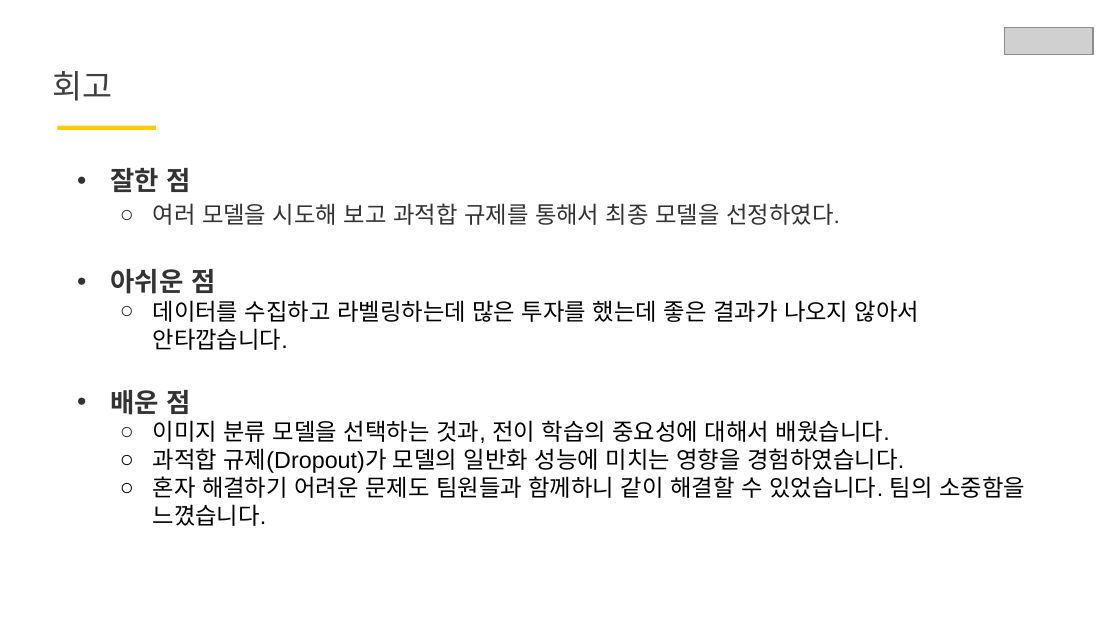
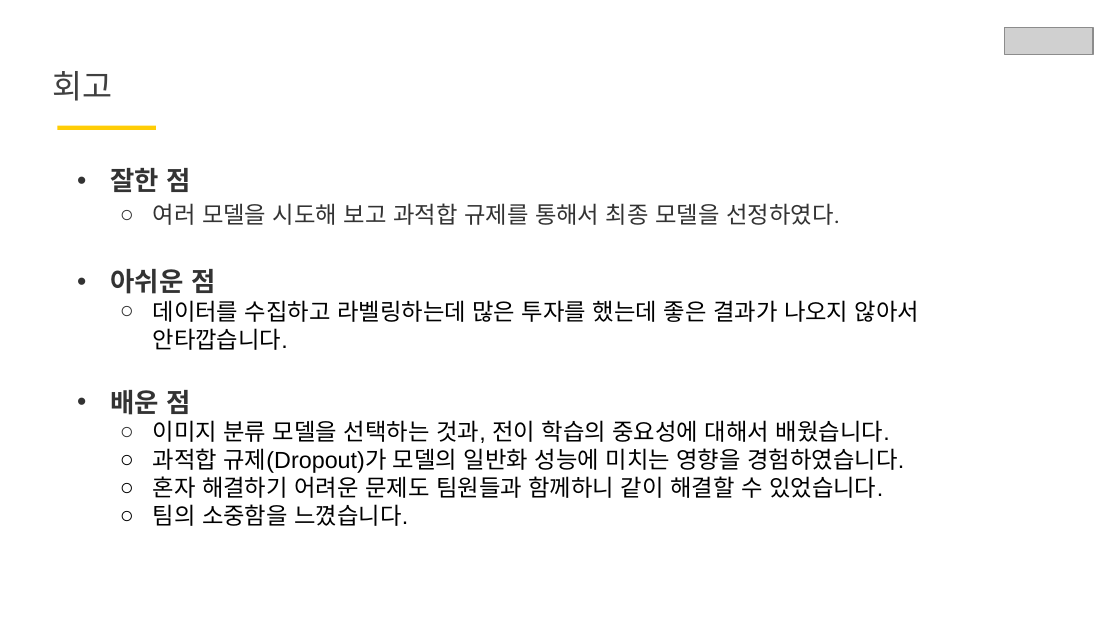
Before and after one commit to knggu/Iamgroww, a slide deck: slide 18 of DLthon/해파리 발표 ppt.pptx (slide 16 before the commit). Drawn at 1120x630 pixels with LibreOffice and Linux fonts; fonts in the diff are those of the drawing; grey boxes stand for pictures. Boxes give left, top, right and bottom in pixels: in the first picture for what was removed or moved away, otherwise in the second. Text is boxed around its words. In the diff, an @@ line names an element or a change of style, - is before the commit and + after.

```diff
--- a/DLthon/해파리 발표 ppt.pptx
+++ b/DLthon/해파리 발표 ppt.pptx
@@ text at box(153, 476, 883, 526): text changed @@
-  ○ 혼자 해결하기 어려운 문제도 팀원들과 함께하니 같이 해결할 수 있었습니다. 팀의 소중함을 느꼈습니다.
+  ○ 혼자 해결하기 어려운 문제도 팀원들과 함께하니 같이 해결할 수 있었습니다.
+  ○ 팀의 소중함을 느꼈습니다.
```
Also in this commit, not shown: 9 other slides changed, 2 slides added, 1 other file.
